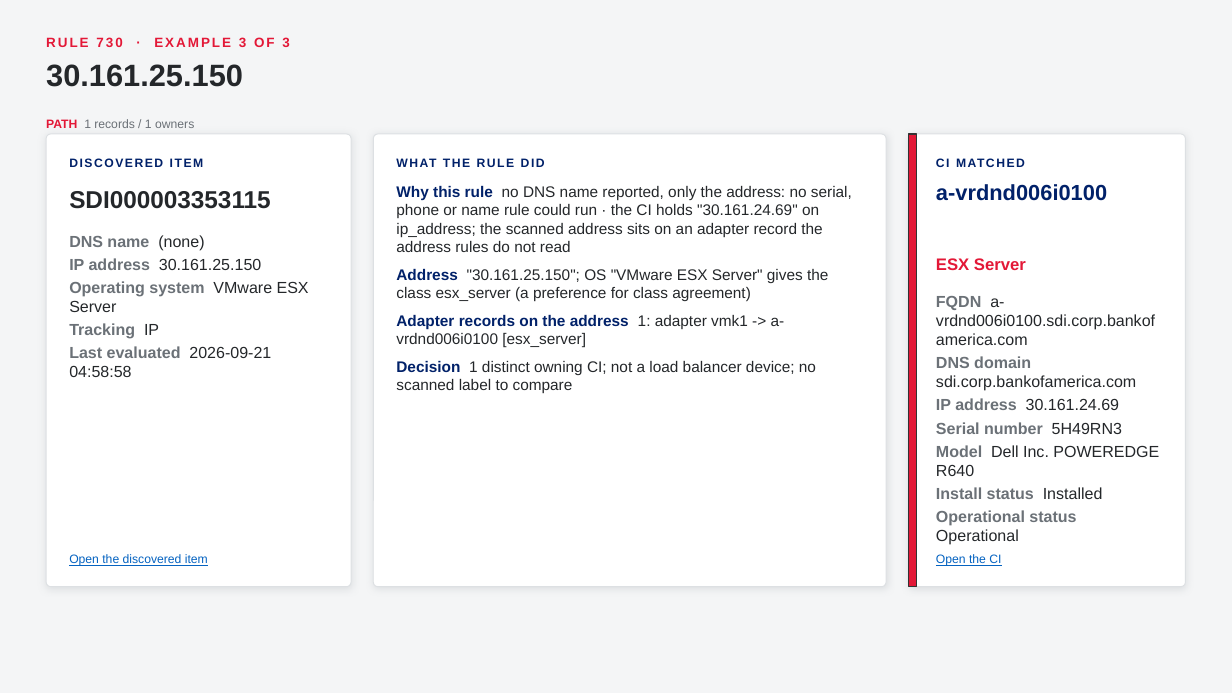
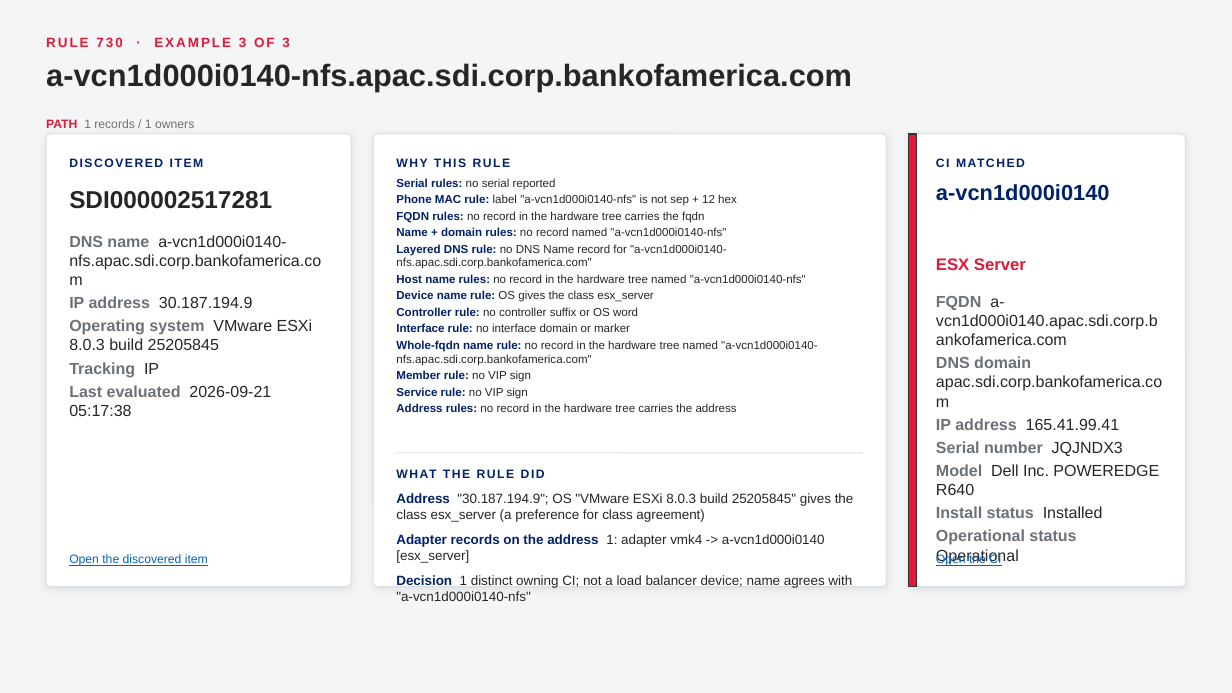
Before and after one commit to singhmihir/py, a slide deck: slide 75 of stories/qualys-ci-lookup-rules/Qualys CI Lookup Rules - CMDB Team Demo.pptx. Drawn at 1232x693 pixels with LibreOffice and Linux fonts; fonts in the diff are those of the drawing. Boxes give left, top, right and bottom in pixels: in the first picture for what was removed or moved away, otherwise in the second. Text is boxed around its words. In the diff, an @@ line names an element or a change of style, - is before the commit and + after.

```diff
--- a/stories/qualys-ci-lookup-rules/Qualys CI Lookup Rules - CMDB Team Demo.pptx
+++ b/stories/qualys-ci-lookup-rules/Qualys CI Lookup Rules - CMDB Team Demo.pptx
@@ text at box(46, 63, 852, 91): text changed @@
-30.161.25.150
+a-vcn1d000i0140-nfs.apac.sdi.corp.bankofamerica.com
@@ text added at box(396, 158, 511, 167), 9.5 pt, text #012169, bold @@
+WHY THIS RULE
@@ text added at box(396, 178, 818, 412), 9 pt, text #24272A @@
+• Serial rules: no serial reported
+• Phone MAC rule: label "a-vcn1d000i0140-nfs" is not sep + 12 hex
+• FQDN rules: no record in the hardware tree carries the fqdn
+• Name + domain rules: no record named "a-vcn1d000i0140-nfs"
+• Layered DNS rule: no DNS Name record for "a-vcn1d000i0140-nfs.apac.sdi.corp.bankofamerica.com"
+• Host name rules: no record in the hardware tree named "a-vcn1d000i0140-nfs"
+• Device name rule: OS gives the class esx_server
+• Controller rule: no controller suffix or OS word
+• Interface rule: no interface domain or marker
+• Whole-fqdn name rule: no record in the hardware tree named "a-vcn1d000i0140-nfs.apac.sdi.corp.bankofamerica.com"
+• Member rule: no VIP sign
+• Service rule: no VIP sign
+• Address rules: no record in the hardware tree carries the address
@@ text at box(69, 191, 272, 209): text changed @@
-SDI000003353115
+SDI000002517281
@@ text removed at box(396, 186, 852, 393) @@
-1. Why this rule no DNS name reported, only the address: no serial, phone or name rule could run · the CI holds "30.161.24.69" on ip_address; the scanned address sits on an adapter record the address rules do not read
-2. Address "30.161.25.150"; OS "VMware ESX Server" gives the class esx_server (a preference for class agreement)
-3. Adapter records on the address 1: adapter vmk1 -> a-vrdnd006i0100 [esx_server]
-4. Decision 1 distinct owning CI; not a load balancer device; no scanned label to compare
@@ text at box(936, 184, 1110, 201): text changed @@
-a-vrdnd006i0100
+a-vcn1d000i0140
@@ text at box(69, 235, 321, 350): text changed @@
-DNS name (none)
-IP address 30.161.25.150
-Operating system VMware ESX Server
+DNS name a-vcn1d000i0140-nfs.apac.sdi.corp.bankofamerica.com
+IP address 30.187.194.9
+Operating system VMware ESXi 8.0.3 build 25205845
@@ text at box(936, 296, 1162, 456): text changed @@
-FQDN a-vrdnd006i0100.sdi.corp.bankofamerica.com
-DNS domain sdi.corp.bankofamerica.com
-IP address 30.161.24.69
-Serial number 5H49RN3
+FQDN a-vcn1d000i0140.apac.sdi.corp.bankofamerica.com
+DNS domain apac.sdi.corp.bankofamerica.com
+IP address 165.41.99.41
+Serial number JQJNDX3
@@ text at box(69, 385, 271, 416): text changed @@
-Last evaluated 2026-09-21 04:58:58
+Last evaluated 2026-09-21 05:17:38
@@ text "WHAT THE RULE DID": place and size @@
-text "WHAT THE RULE DID" at box(396, 151, 863, 175)
+text "WHAT THE RULE DID" at box(396, 462, 863, 486)
@@ line added from (396, 453) to (863, 453), #DDE0E3 0.75 pt @@
@@ text added at box(396, 493, 854, 601), 10.5 pt, text #24272A @@
+1. Address "30.187.194.9"; OS "VMware ESXi 8.0.3 build 25205845" gives the class esx_server (a preference for class agreement)
+2. Adapter records on the address 1: adapter vmk4 -> a-vcn1d000i0140 [esx_server]
+3. Decision 1 distinct owning CI; not a load balancer device; name agrees with "a-vcn1d000i0140-nfs"
```
Also in this commit, not shown: 59 other slides changed, 7 other files.
